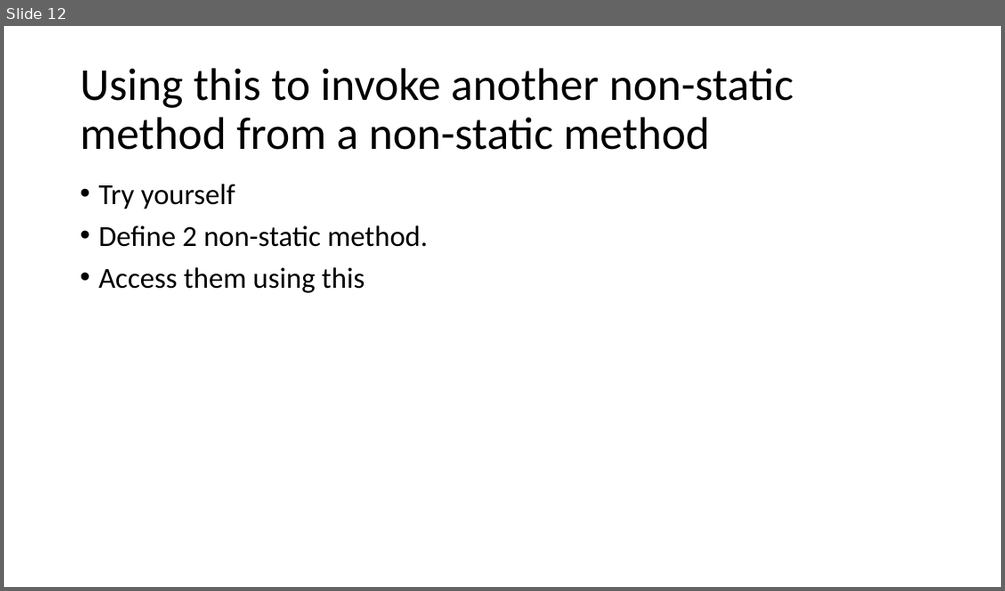
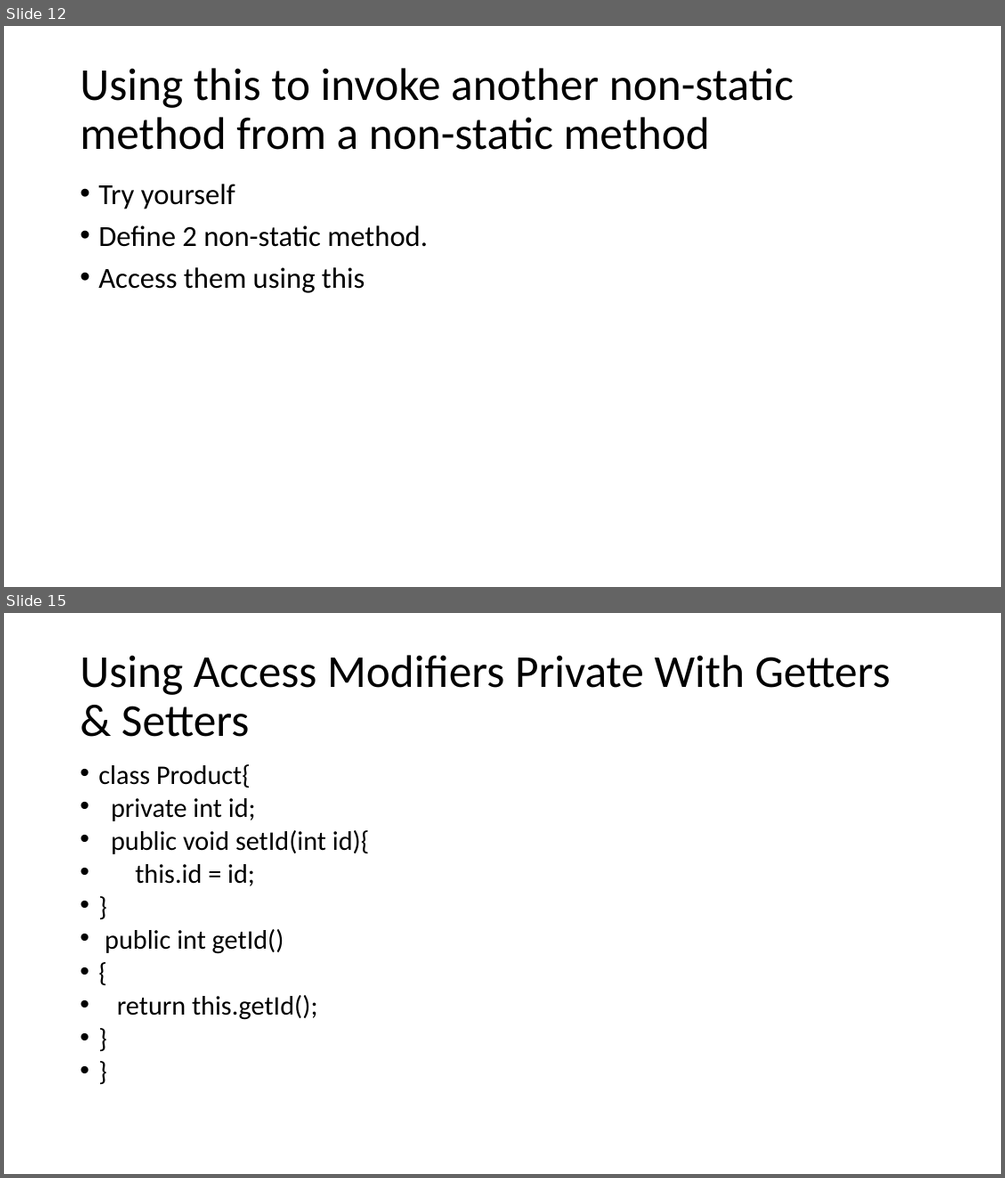
Before and after one commit to umaa-java-sept-2020/documents, a slide deck: constructors.pptx. Shown one above the other, each under a label of ours: slide 12 before the commit, slides 12 and 15 after it; the slides between them are not shown. The pictures are 1005x591 and 1005x1178 pixels, drawn with LibreOffice and Linux fonts; fonts in the diff are those of the drawing. Boxes give left, top, right and bottom in pixels: in the first picture for what was removed or moved away, otherwise in the second. Text is boxed around its words. In the diff, an @@ line names an element or a change of style, - is before the commit and + after.

```diff
--- a/constructors.pptx
+++ b/constructors.pptx
@@ slide 15 added at <box>4,613,1001,1174</box>, background #FFFFFF @@
@@ title added at <box>80,655,890,737</box>, 44 pt, text #000000 @@
+Using Access Modifiers Private With Getters & Setters
@@ text added at <box>98,764,369,1020</box>, 25.9 pt, text #000000 @@
+• class Product{
+• private int id;
+• public void setId(int id){
+• this.id = id;
+• }
+• public int getId()
+• {
+• return this.getId();
+• }
+• }
```
Also in this commit, not shown: 3 other slides added.
